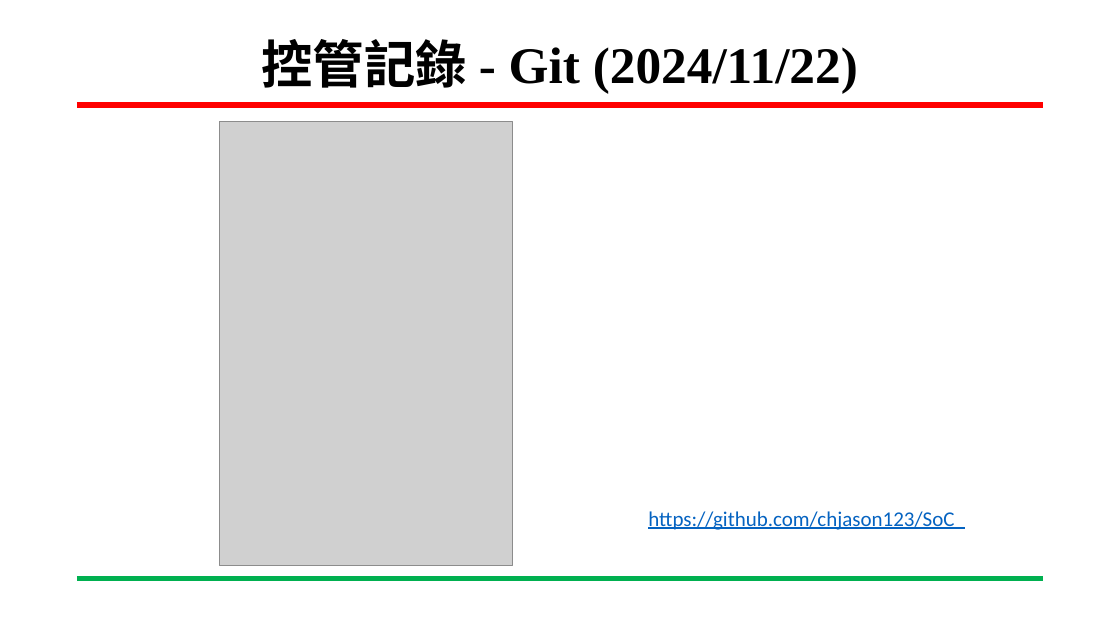
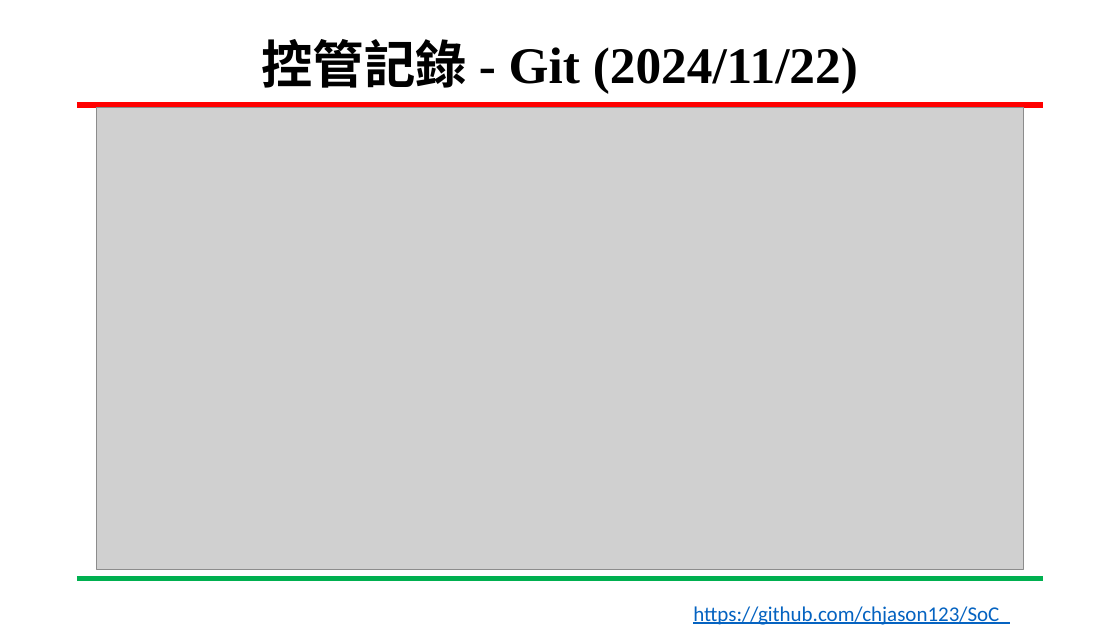
Before and after one commit to chjason123/SoC_, a slide deck: slide 2 of 專案進度報告_陳冠華_20241213.pptx. Drawn at 1120x630 pixels with LibreOffice and Linux fonts; fonts in the diff are those of the drawing; grey boxes stand for pictures; background and template pictures are left out. Boxes give left, top, right and bottom in pixels: in the first picture for what was removed or moved away, otherwise in the second. Text is boxed around its words. In the diff, an @@ line names an element or a change of style, - is before the commit and + after.

```diff
--- a/專案進度報告_陳冠華_20241213.pptx
+++ b/專案進度報告_陳冠華_20241213.pptx
@@ picture added at bbox=[97, 108, 1024, 569] @@
@@ picture removed at bbox=[219, 121, 513, 565] @@
@@ text "https://github.com/chjason123/SoC_": place and size @@
-text "https://github.com/chjason123/SoC_" at bbox=[648, 511, 965, 530]
+text "https://github.com/chjason123/SoC_" at bbox=[693, 606, 1010, 625]
```
Also in this commit, not shown: 5 other slides changed, 1 other file.
